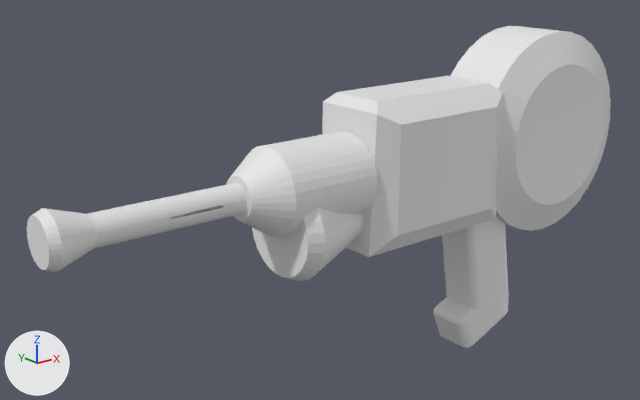
An edit to the Blender file raygun_Ben_v1.blend, drawn before and after from the same camera.
Before and after are seen from a camera (50 mm lens) standing at (-5.39, -4.49, 1.66) and looking at (-1.55, 0.31, -0.26). The axes (+X, +Y, +Z) are drawn at lower left. The lights are the same throughout. The picture after the commit comes second.

Before the edit, the objects in view are built like this:
```python
ob_cone = bpy.data.objects.new('Cone', me_cone)
ob_cone.location = (-3.454, 0.0, 0.0)
ob_cone.rotation_euler = (0.0, -4.712, 0.0)  # degrees (0, -270, 0)
ob_cone.scale = (0.2, 0.2, 0.3)
ob_cone_001 = bpy.data.objects.new('Cone.001', me_cone_001)
ob_cone_001.location = (-1.608, 0.0, -0.287)
ob_cone_001.rotation_euler = (0.0, -4.712, 0.0)  # degrees (0, -270, 0)
ob_cone_001.scale = (0.4, 0.4, 0.54)
ob_cube = bpy.data.objects.new('Cube', me_cube)
ob_cube.location = (-0.918, 0.0, 0.0)
ob_cube.scale = (0.655, 0.35, -0.53)
ob_cube_001 = bpy.data.objects.new('Cube.001', me_cube_002)
ob_cube_001.location = (-0.2, 0.0, -0.822)
ob_cube_001.rotation_euler = (0.0, 1.414, 0.0)  # degrees (0, 81, 0)
ob_cube_001.scale = (0.7, 0.17, -0.22)
ob_cube_002 = bpy.data.objects.new('Cube.002', me_cube_003)
ob_cube_002.location = (-0.199, -0.002, -1.408)
ob_cube_002.rotation_euler = (0.0, 1.187, 0.0)  # degrees (0, 68, 0)
ob_cube_002.scale = (0.16, 0.17, 0.28)
ob_cylinder = bpy.data.objects.new('Cylinder', me_cylinder)
ob_cylinder.location = (0.346, 0.0, 0.058)
ob_cylinder.rotation_euler = (0.0, -1.571, 4.712)  # degrees (0, -90, 270)
ob_cylinder.scale = (0.8, 0.8, 0.36)
ob_cylinder_001 = bpy.data.objects.new('Cylinder.001', me_cylinder_001)
ob_cylinder_001.location = (-2.003, 0.0, 0.0)
ob_cylinder_001.rotation_euler = (0.0, 1.571, 0.0)  # degrees (0, 90, 0)
ob_cylinder_001.scale = (0.3, 0.3, 0.454)
ob_cylinder_003 = bpy.data.objects.new('Cylinder.003', me_cylinder_003)
ob_cylinder_003.location = (-3.089, 0.0, 0.0)
ob_cylinder_003.rotation_euler = (0.0, 1.571, 0.0)  # degrees (0, 90, 0)
ob_cylinder_003.scale = (0.1, 0.1, 0.454)
# also in view: 'Cylinder.002' at (-2.53, 0.0, 0.0)
```
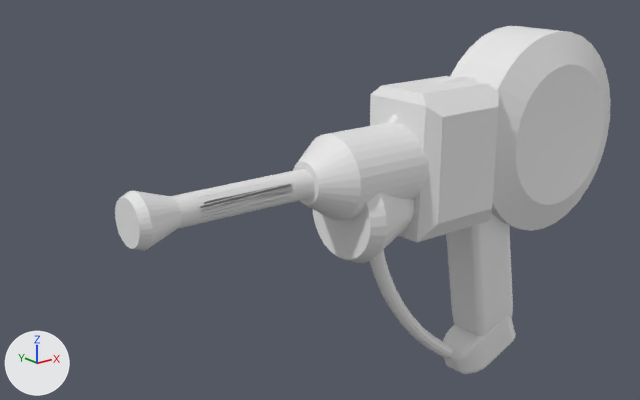
Location of each change, (x1, y1, x2, y2) in pixels of the pictures (640 x 400 px):
'Cube', moved, rescaled (29% narrower, 8% shorter): before (322, 76, 503, 257); after (370, 76, 499, 242)
'Cylinder.001', moved: before (226, 131, 377, 237); after (293, 123, 429, 221)
'Cone.001', moved: before (252, 208, 363, 281); after (313, 193, 414, 263)
'Cube.001', moved, rescaled: before (442, 217, 509, 309); after (446, 214, 513, 336)
'Cone', moved: before (27, 208, 98, 272); after (115, 191, 181, 251)
'Cube.002', moved, rescaled: before (433, 291, 508, 348); after (443, 316, 516, 374)
'Cylinder.003', moved: before (88, 198, 223, 248); after (171, 180, 292, 229)
'Torus', added: after (370, 76, 476, 359)

The change in detail:
Mesh me_torus is new.
It has 319 vertices, 307 faces and spans x -1.06..1.01, y -1.06..0.45, z -0.06..0.06.
Object 'Cube' (ob_cube) moves from (-0.918, 0.0, 0.0) to (-0.716, 0.0, 0.0).
Object 'Cube' (ob_cube) is rescaled from (0.655, 0.35, -0.53) to (0.396, 0.35, -0.53).
Object 'Cylinder.001' (ob_cylinder_001) moves from (-2.003, 0.0, 0.0) to (-1.471, 0.0, 0.0).
Object 'Cube.001' (ob_cube_001) moves from (-0.2, 0.0, -0.822) to (-0.151, 0.0, -0.822).
Object 'Cube.001' (ob_cube_001) is rescaled from (0.7, 0.17, -0.22) to (0.81, 0.17, -0.22).
Object 'Cube.002' (ob_cube_002) moves from (-0.199, -0.002, -1.408) to (-0.114, -0.002, -1.701).
Object 'Cube.002' (ob_cube_002) is rescaled from (0.16, 0.17, 0.28) to (0.16, 0.17, 0.32).
Object 'Cylinder.003' (ob_cylinder_003) moves from (-3.089, 0.0, 0.0) to (-2.558, 0.0, 0.0).
Object 'Cone' (ob_cone) moves from (-3.454, 0.0, 0.0) to (-2.922, 0.0, 0.0).
Object 'Cone.001' (ob_cone_001) moves from (-1.608, 0.0, -0.287) to (-1.076, 0.0, -0.287).
Object 'Torus' (ob_torus) is new; it shows me_torus.
Its location is (-0.071, 0.027, -0.735).
Its rotation in degrees is (90, 225, 180).
Its scale is (1.0, 1.42, 1.0).
